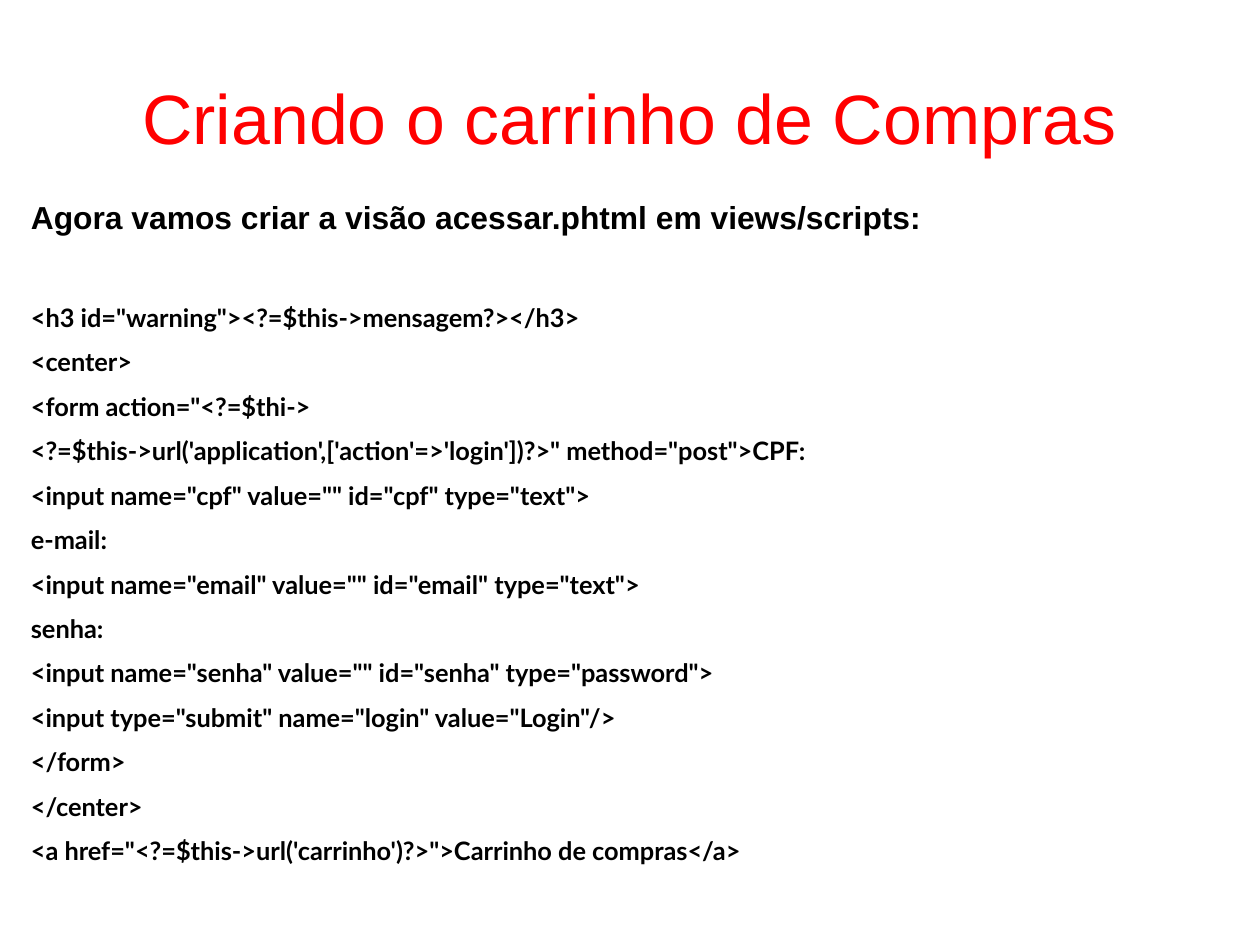
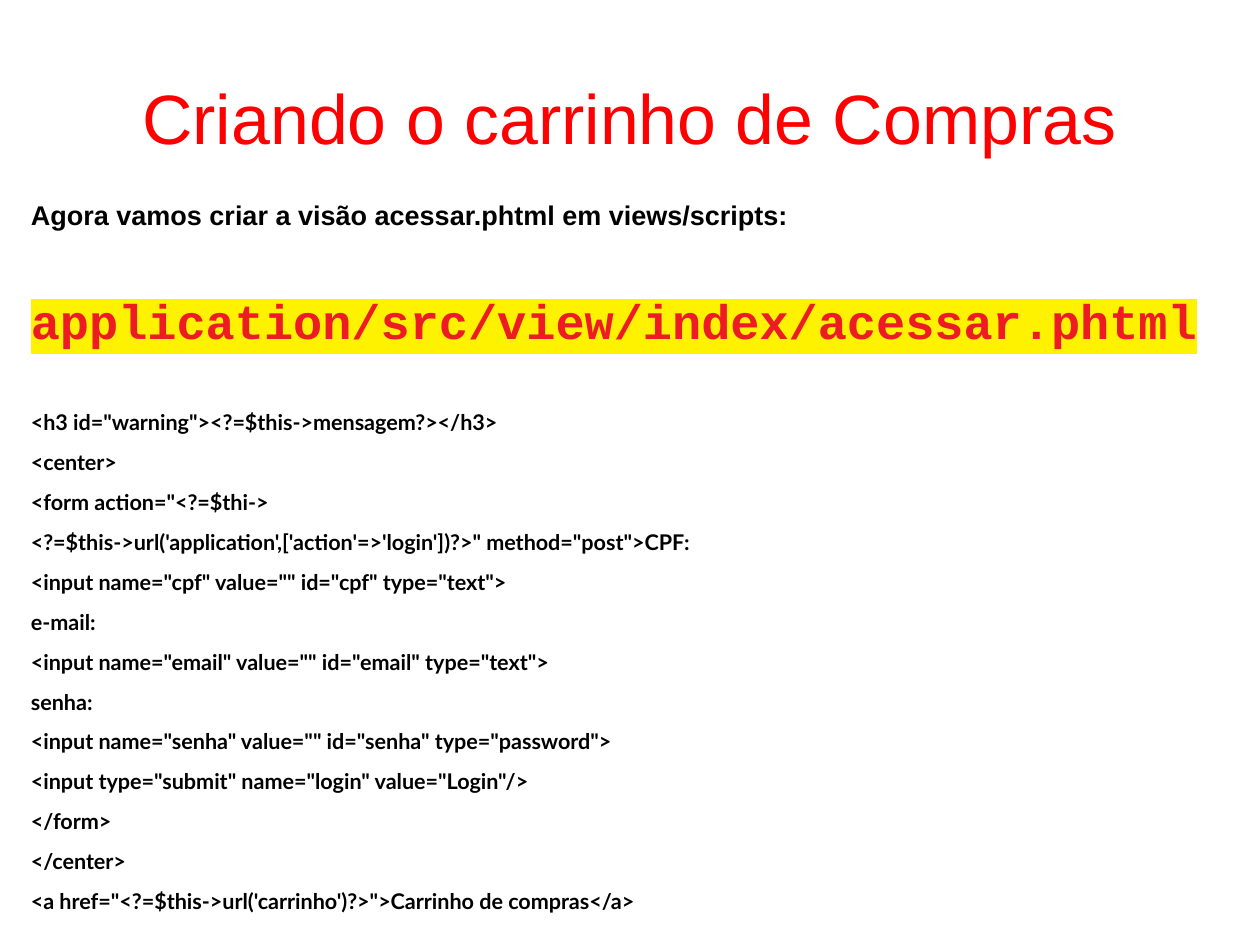
Before and after one commit to fgsl/lojasacme, a slide deck: slide 104 of docs/tutorial.odp. Drawn at 1260x945 pixels with LibreOffice and Linux fonts; fonts in the diff are those of the drawing. Boxes give left, top, right and bottom in pixels: in the first picture for what was removed or moved away, otherwise in the second. Text is boxed around its words. In the diff, an @@ line names an element or a change of style, - is before the commit and + after.

```diff
--- a/docs/tutorial.odp
+++ b/docs/tutorial.odp
@@ text at <box>31,205,788,913</box>: size 20 to 17 pt in "Agora vamos criar a visão acessar.phtml em ..."; size 16 to 13.6 pt in "<h3 id="warning"><?=$this->mensagem?></h3>", "<center>", "<form action="<?=$thi->", "<?=$this->url('application',['action'=>'login'])?>" method=" ..." and 9 more places @@
@@ text at <box>31,304,1197,349</box>: paragraph added @@
+application/src/view/index/acessar.phtml
```
Also in this commit, not shown: 36 other slides changed, 1 slide removed, 5 other files.
